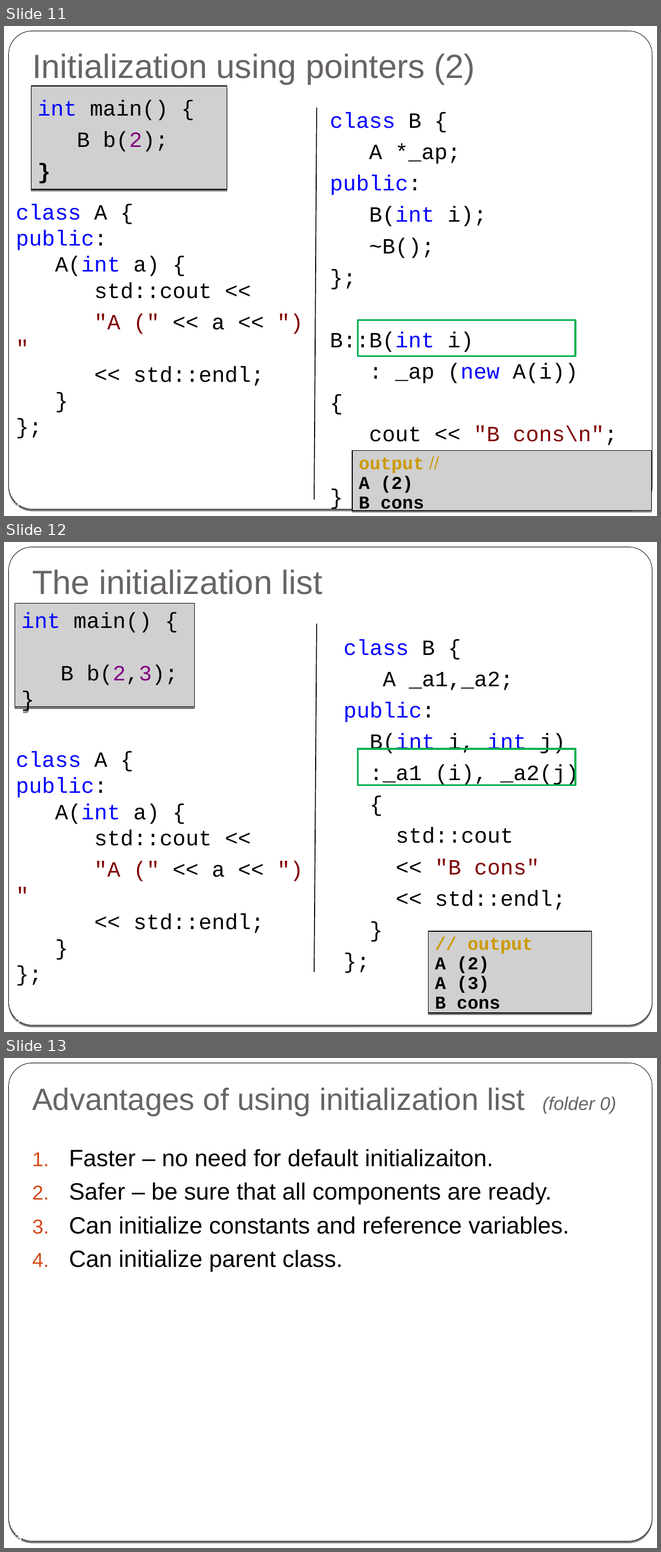
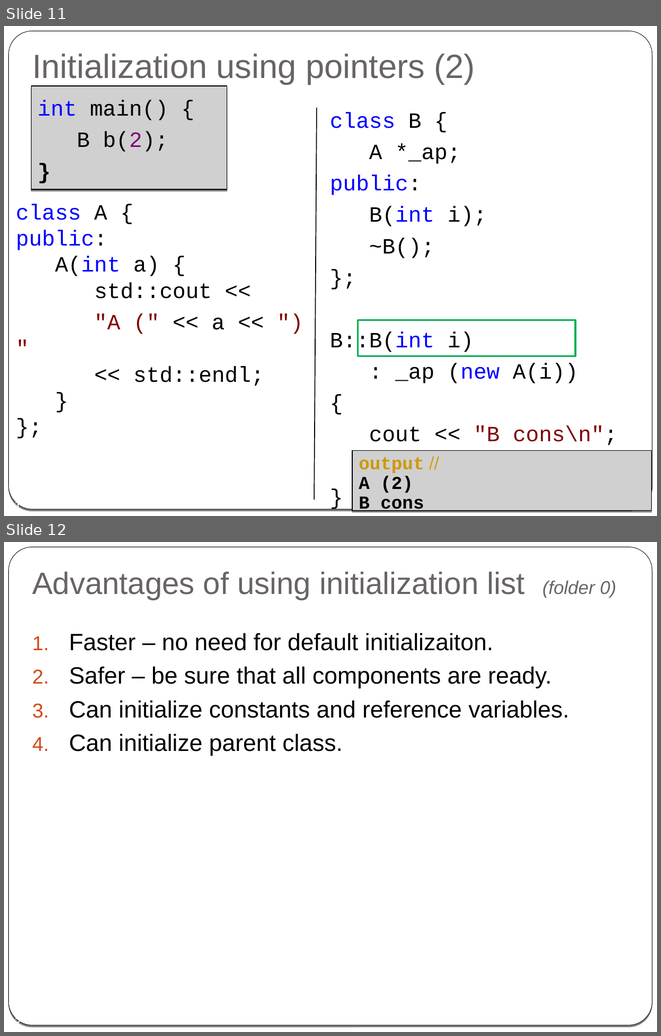
Before and after one commit to cpp-at-ariel/cpp-5779, a slide deck: 03-reference-const/slides-1-composition-initialization.odp. Shown one above the other, each under a label of ours: slides 11, 12 and 13 before the commit, slides 11 and 12 after it. The pictures are 661x1552 and 661x1036 pixels, drawn with LibreOffice and Linux fonts; fonts in the diff are those of the drawing; grey boxes stand for pictures. Boxes give left, top, right and bottom in pixels: in the first picture for what was removed or moved away, otherwise in the second. Text is boxed around its words. In the diff, an @@ line names an element or a change of style, - is before the commit and + after.

```diff
--- a/03-reference-const/slides-1-composition-initialization.odp
+++ b/03-reference-const/slides-1-composition-initialization.odp
@@ slide 12 removed at [4,542,657,1032], background gradient #000000 to #FFFFFF; not listed: 2 template elements that a slide beside it also shows @@
@@ title removed at [32,570,323,594] @@
-The initialization list
@@ picture removed at [15,603,195,706] @@
-int main() {
-B b(2,3);
-}
@@ line removed from (317, 624) to (314, 972) @@
@@ text removed at [344,639,579,910] @@
-class B {
-A _a1,_a2;
-public:
-B(int i, int j)
-:_a1 (i), _a2(j)
-{
-std::cout
-<< "B cons"
-<< std::endl;
-}
-};
@@ text removed at [16,751,264,933] @@
-class A {
-public:
-A(int a) {
-std::cout <<
-"A (" << a << ") "
-<< std::endl;
-}
-};
@@ rectangle removed at [358,749,575,786] @@
@@ picture removed at [429,931,592,1013] @@
-// output
-A (2)
-A (3)
-B cons
@@ page number removed at [8,1015,22,1025] @@
-12
@@ what was slide 13 is now slide 12 @@
@@ page number at [8,1015,22,1025]: text changed @@
-13
+12
```
Also in this commit, not shown: 4 slides changed, 13 other files.
